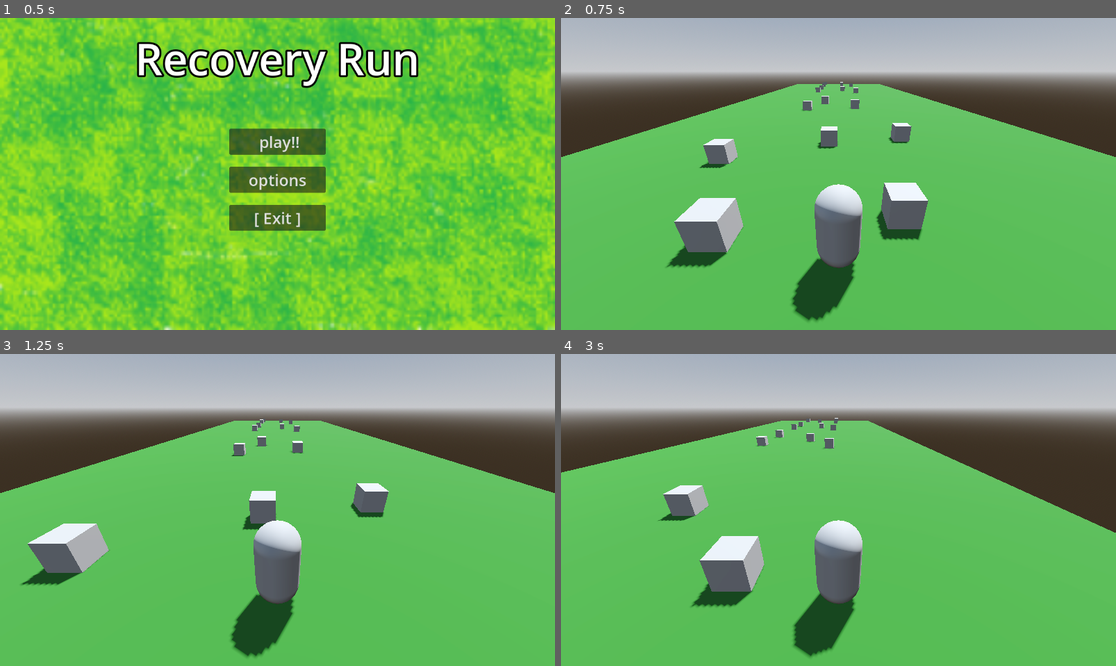
Above: before the commit, frames 1-4 (two rows, left to right).
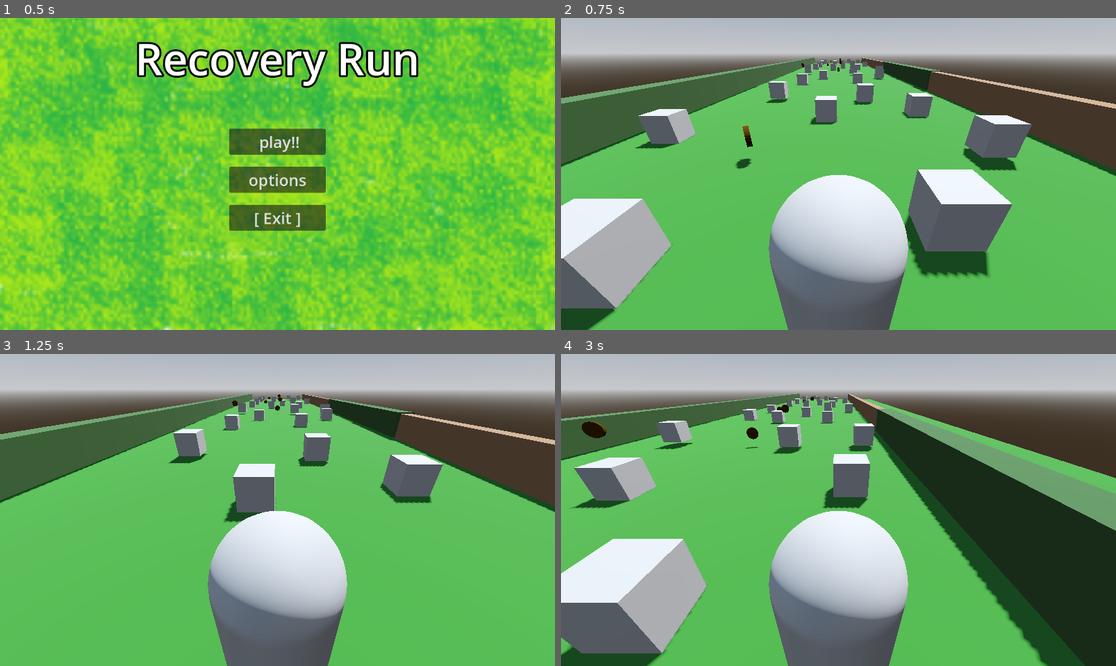
Above: after the commit, the same moments.

Repository: Adlardk/Game
Game: Godot game, scene res://start screen/main_menu2.0/main_menu.tscn
Same seed, same stepped clock (60 frames per second), same inputs: the game is played once before the commit and once after it.
Inputs:
- Up to frame 1 (0.5 s): no input
- Up to frame 2 (0.75 s): click "play!!" at 0.5 s
- Up to frame 3 (1.25 s): no input
- Up to frame 4 (3 s): tap Enter (ui_accept) at 1.25, 1.52, 2.27 s; hold Right (ui_right) 1.28-2.03 s; hold Down (ui_down) 2.03-2.78 s; hold Right (ui_right) from 2.78 s (still down)

Frame 1 is identical in both runs. In frame 2, 44% of the frame differs, in the area x 0-100%, y 12-100%; in frame 3, 33%; in frame 4, 58%.

Commit message:
walls

Diff:
--- a/Level/level_main.tscn
+++ b/Level/level_main.tscn
@@ -40,6 +40,6 @@
 mesh = SubResource("CapsuleMesh_4yoel")
 
 [node name="Camera3D" type="Camera3D" parent="Player"]
-transform = Transform3D(1, 0, 0, 0, 0.89272, 0.450613, 0, -0.450613, 0.89272, 0, 3.04336, 3.44863)
+transform = Transform3D(1, 0, 0, 0, 0.859736, 0.510738, 0, -0.510738, 0.859736, 0, 1.72283, 1.06815)
 
 [node name="TerrainController" parent="." instance=ExtResource("2_ckdnq")]
--- a/Terrain_Blocks/terrain_0.tscn
+++ b/Terrain_Blocks/terrain_0.tscn
@@ -1,4 +1,6 @@
-[gd_scene load_steps=6 format=3 uid="uid://dw7sdtquh5rvx"]
+[gd_scene load_steps=13 format=3 uid="uid://dw7sdtquh5rvx"]
+
+[ext_resource type="PackedScene" uid="uid://no27b3arurrv" path="res://coin.tscn" id="1_ec5r3"]
 
 [sub_resource type="StandardMaterial3D" id="StandardMaterial3D_dufat"]
 albedo_color = Color(0.160784, 0.380392, 0.121569, 1)
@@ -13,6 +15,26 @@
 [sub_resource type="BoxShape3D" id="BoxShape3D_k261n"]
 
 [sub_resource type="BoxMesh" id="BoxMesh_8g6eo"]
+
+[sub_resource type="BoxShape3D" id="BoxShape3D_o52ld"]
+size = Vector3(1, 1.5, 20)
+
+[sub_resource type="StandardMaterial3D" id="StandardMaterial3D_3ir34"]
+albedo_color = Color(0.188235, 0.290196, 0.156863, 1)
+
+[sub_resource type="BoxMesh" id="BoxMesh_hdyhb"]
+material = SubResource("StandardMaterial3D_3ir34")
+size = Vector3(1, 1.5, 20)
+
+[sub_resource type="BoxShape3D" id="BoxShape3D_7pmfe"]
+size = Vector3(0.7, 1.5, 20)
+
+[sub_resource type="StandardMaterial3D" id="StandardMaterial3D_iprj4"]
+albedo_color = Color(0.458824, 0.34902, 0.25098, 1)
+
+[sub_resource type="BoxMesh" id="BoxMesh_7pho8"]
+material = SubResource("StandardMaterial3D_iprj4")
+size = Vector3(0.7, 1.5, 20)
 
 [node name="Terrain_0" type="MeshInstance3D"]
 transform = Transform3D(1, 0, 0, 0, 1, 0, 0, 0, 1, 0, 0, -6.79662)
@@ -51,3 +73,71 @@
 
 [node name="MeshInstance3D" type="MeshInstance3D" parent="Block_2"]
 mesh = SubResource("BoxMesh_8g6eo")
+
+[node name="Wall" type="StaticBody3D" parent="."]
+transform = Transform3D(1, 0, 0, 0, 1, 0, 0, 0, 1, -1.9866, -0.180901, 0)
+
+[node name="CollisionShape3D" type="CollisionShape3D" parent="Wall"]
+transform = Transform3D(1, 0, 0, 0, 1, 0, 0, 0, 1, -6.52, 1, 2.08165e-12)
+shape = SubResource("BoxShape3D_o52ld")
+
+[node name="MeshInstance3D" type="MeshInstance3D" parent="Wall"]
+transform = Transform3D(1, 0, 0, 0, 1, 0, 0, 0, 1, -6.512, 1, 2.08165e-12)
+mesh = SubResource("BoxMesh_hdyhb")
+
+[node name="Fence" type="StaticBody3D" parent="."]
+transform = Transform3D(1, 0, 0, 0, 1, 0, 0, 0, 1, 8.13812, -0.266678, 0)
+
+[node name="CollisionShape3D" type="CollisionShape3D" parent="Fence"]
+transform = Transform3D(1, 0, 0, 0, 1, 0, 0, 0, 1, 0, 1, 0)
+shape = SubResource("BoxShape3D_7pmfe")
+
+[node name="MeshInstance3D" type="MeshInstance3D" parent="Fence"]
+transform = Transform3D(1, 0, 0, 0, 1, 0, 0, 0, 1, 2.08165e-12, 1, 2.08165e-12)
+mesh = SubResource("BoxMesh_7pho8")
+
+[node name="Coin" parent="." instance=ExtResource("1_ec5r3")]
+transform = Transform3D(1, 0, 0, 0, 1, 0, 0, 0, 1, 0, 0.730378, 3.394)
+
+[node name="Coin2" parent="." instance=ExtResource("1_ec5r3")]
+transform = Transform3D(1, 0, 0, 0, 1, 0, 0, 0, 1, -1.96304, 0.996128, -1.85949)
+
+[node name="Block_3" type="StaticBody3D" parent="."]
+transform = Transform3D(1, 0, 0, 0, 1, 0, 0, 0, 1, 2.29654, 0.550539, -4.66723)
+
+[node name="CollisionShape3D" type="CollisionShape3D" parent="Block_3"]
+shape = SubResource("BoxShape3D_k261n")
+
+[node name="MeshInstance3D" type="MeshInstance3D" parent="Block_3"]
+mesh = SubResource("BoxMesh_8g6eo")
+skeleton = NodePath("../../Block_3")
+
+[node name="Block_4" type="StaticBody3D" parent="."]
+transform = Transform3D(1, 0, 0, 0, 1, 0, 0, 0, 1, -1.98142, 0.622813, -4.92189)
+
+[node name="CollisionShape3D" type="CollisionShape3D" parent="Block_4"]
+shape = SubResource("BoxShape3D_k261n")
+
+[node name="MeshInstance3D" type="MeshInstance3D" parent="Block_4"]
+mesh = SubResource("BoxMesh_8g6eo")
+skeleton = NodePath("../../Block_4")
+
+[node name="Block_5" type="StaticBody3D" parent="."]
+transform = Transform3D(1, 0, 0, 0, 1, 0, 0, 0, 1, 5.61478, 0.601324, -5.51458)
+
+[node name="CollisionShape3D" type="CollisionShape3D" parent="Block_5"]
+shape = SubResource("BoxShape3D_k261n")
+
+[node name="MeshInstance3D" type="MeshInstance3D" parent="Block_5"]
+mesh = SubResource("BoxMesh_8g6eo")
+skeleton = NodePath("../../Block_5")
+
+[node name="Block_6" type="StaticBody3D" parent="."]
+transform = Transform3D(1, 0, 0, 0, 1, 0, 0, 0, 1, -5.51354, 0.526666, -1.37252)
+
+[node name="CollisionShape3D" type="CollisionShape3D" parent="Block_6"]
+shape = SubResource("BoxShape3D_k261n")
+
+[node name="MeshInstance3D" type="MeshInstance3D" parent="Block_6"]
+mesh = SubResource("BoxMesh_8g6eo")
+skeleton = NodePath("../../Block_6")
--- a/Terrain_Blocks/terrain_1.tscn
+++ b/Terrain_Blocks/terrain_1.tscn
@@ -1,4 +1,6 @@
-[gd_scene load_steps=6 format=3 uid="uid://s5p4pcy6onjw"]
+[gd_scene load_steps=13 format=3 uid="uid://s5p4pcy6onjw"]
+
+[ext_resource type="PackedScene" uid="uid://no27b3arurrv" path="res://coin.tscn" id="1_dntjr"]
 
 [sub_resource type="StandardMaterial3D" id="StandardMaterial3D_c3tf0"]
 albedo_color = Color(0.160784, 0.380392, 0.121569, 1)
@@ -13,6 +15,26 @@
 [sub_resource type="BoxShape3D" id="BoxShape3D_k261n"]
 
 [sub_resource type="BoxMesh" id="BoxMesh_8g6eo"]
+
+[sub_resource type="BoxShape3D" id="BoxShape3D_mwt47"]
+size = Vector3(1, 1.5, 20)
+
+[sub_resource type="StandardMaterial3D" id="StandardMaterial3D_npm5w"]
+albedo_color = Color(0.188235, 0.290196, 0.156863, 1)
+
+[sub_resource type="BoxMesh" id="BoxMesh_wcbhk"]
+material = SubResource("StandardMaterial3D_npm5w")
+size = Vector3(1, 1.5, 20)
+
+[sub_resource type="BoxShape3D" id="BoxShape3D_nl3qr"]
+size = Vector3(0.7, 1.5, 20)
+
+[sub_resource type="StandardMaterial3D" id="StandardMaterial3D_6nia2"]
+albedo_color = Color(0.458824, 0.34902, 0.25098, 1)
+
+[sub_resource type="BoxMesh" id="BoxMesh_8xik4"]
+material = SubResource("StandardMaterial3D_6nia2")
+size = Vector3(0.7, 1.5, 20)
 
 [node name="Terrain_0" type="MeshInstance3D"]
 transform = Transform3D(1, 0, 0, 0, 1, 0, 0, 0, 1, 0, 0, -7.15159)
@@ -63,3 +85,63 @@
 
 [node name="MeshInstance3D" type="MeshInstance3D" parent="Block_3"]
 mesh = SubResource("BoxMesh_8g6eo")
+
+[node name="Wall" type="StaticBody3D" parent="."]
+transform = Transform3D(1, 0, 0, 0, 1, 0, 0, 0, 1, -1.9866, -0.180901, 0)
+
+[node name="CollisionShape3D" type="CollisionShape3D" parent="Wall"]
+transform = Transform3D(1, 0, 0, 0, 1, 0, 0, 0, 1, -6.52, 1, 2.08165e-12)
+shape = SubResource("BoxShape3D_mwt47")
+
+[node name="MeshInstance3D" type="MeshInstance3D" parent="Wall"]
+transform = Transform3D(1, 0, 0, 0, 1, 0, 0, 0, 1, -6.512, 1, 2.08165e-12)
+mesh = SubResource("BoxMesh_wcbhk")
+
+[node name="Coin" parent="." instance=ExtResource("1_dntjr")]
+transform = Transform3D(1, 0, 0, 0, 1, 0, 0, 0, 1, 2.48943, 0.549329, 3.394)
+
+[node name="Coin2" parent="." instance=ExtResource("1_dntjr")]
+transform = Transform3D(1, 0, 0, 0, 1, 0, 0, 0, 1, -2.45362, 0.660039, 1.64091)
+
+[node name="Fence" type="StaticBody3D" parent="."]
+transform = Transform3D(1, 0, 0, 0, 1, 0, 0, 0, 1, 8.13812, -0.266678, 0)
+
+[node name="CollisionShape3D" type="CollisionShape3D" parent="Fence"]
+transform = Transform3D(1, 0, 0, 0, 1, 0, 0, 0, 1, 0, 1, 0)
+shape = SubResource("BoxShape3D_nl3qr")
+
+[node name="MeshInstance3D" type="MeshInstance3D" parent="Fence"]
+transform = Transform3D(1, 0, 0, 0, 1, 0, 0, 0, 1, 2.08165e-12, 1, 2.08165e-12)
+mesh = SubResource("BoxMesh_8xik4")
+
+[node name="Block_4" type="StaticBody3D" parent="."]
+transform = Transform3D(1, 0, 0, 0, 1, 0, 0, 0, 1, -2.67585, 0.633922, -6.38419)
+
+[node name="CollisionShape3D" type="CollisionShape3D" parent="Block_4"]
+shape = SubResource("BoxShape3D_k261n")
+
+[node name="MeshInstance3D" type="MeshInstance3D" parent="Block_4"]
+mesh = SubResource("BoxMesh_8g6eo")
+skeleton = NodePath("../../Block_4")
+
+[node name="Block_5" type="StaticBody3D" parent="."]
+transform = Transform3D(1, 0, 0, 0, 1, 0, 0, 0, 1, -3.81761, 0.796135, 7.89267)
+
+[node name="CollisionShape3D" type="CollisionShape3D" parent="Block_5"]
+shape = SubResource("BoxShape3D_k261n")
+
+[node name="MeshInstance3D" type="MeshInstance3D" parent="Block_5"]
+mesh = SubResource("BoxMesh_8g6eo")
+skeleton = NodePath("../../Block_5")
+
+[node name="Block_6" type="StaticBody3D" parent="."]
+transform = Transform3D(1, 0, 0, 0, 1, 0, 0, 0, 1, 0.975617, 0.545341, 3.32348)
+
+[node name="CollisionShape3D" type="CollisionShape3D" parent="Block_6"]
+transform = Transform3D(1, 0, 0, 0, 1, 0, 0, 0, 1, 0.190263, 0, -2.74131)
+shape = SubResource("BoxShape3D_k261n")
+
+[node name="MeshInstance3D" type="MeshInstance3D" parent="Block_6"]
+transform = Transform3D(1, 0, 0, 0, 1, 0, 0, 0, 1, 0.169202, -2.38419e-07, -2.79656)
+mesh = SubResource("BoxMesh_8g6eo")
+skeleton = NodePath("../../Block_6")
--- a/Terrain_Blocks/terrain_2.tscn
+++ b/Terrain_Blocks/terrain_2.tscn
@@ -1,4 +1,6 @@
-[gd_scene load_steps=6 format=3 uid="uid://bv3bs701qidu6"]
+[gd_scene load_steps=13 format=3 uid="uid://bv3bs701qidu6"]
+
+[ext_resource type="PackedScene" uid="uid://no27b3arurrv" path="res://coin.tscn" id="1_cr8q7"]
 
 [sub_resource type="StandardMaterial3D" id="StandardMaterial3D_gxqyn"]
 albedo_color = Color(0.160784, 0.380392, 0.121569, 1)
@@ -13,6 +15,26 @@
 [sub_resource type="BoxShape3D" id="BoxShape3D_k261n"]
 
 [sub_resource type="BoxMesh" id="BoxMesh_8g6eo"]
+
+[sub_resource type="BoxShape3D" id="BoxShape3D_twxw4"]
+size = Vector3(1, 1.5, 20)
+
+[sub_resource type="StandardMaterial3D" id="StandardMaterial3D_m1ku4"]
+albedo_color = Color(0.188235, 0.290196, 0.156863, 1)
+
+[sub_resource type="BoxMesh" id="BoxMesh_ieqcq"]
+material = SubResource("StandardMaterial3D_m1ku4")
+size = Vector3(1, 1.5, 20)
+
+[sub_resource type="BoxShape3D" id="BoxShape3D_akcf7"]
+size = Vector3(0.7, 1.5, 20)
+
+[sub_resource type="StandardMaterial3D" id="StandardMaterial3D_3sr0t"]
+albedo_color = Color(0.458824, 0.34902, 0.25098, 1)
+
+[sub_resource type="BoxMesh" id="BoxMesh_dpe8j"]
+material = SubResource("StandardMaterial3D_3sr0t")
+size = Vector3(0.7, 1.5, 20)
 
 [node name="Terrain_0" type="MeshInstance3D"]
 transform = Transform3D(1, 0, 0, 0, 1, 0, 0, 0, 1, 0, 0, -7.07945)
@@ -31,6 +53,15 @@
 shape = SubResource("BoxShape3D_k261n")
 
 [node name="MeshInstance3D" type="MeshInstance3D" parent="Block_0"]
+mesh = SubResource("BoxMesh_8g6eo")
+
+[node name="Block_0" type="StaticBody3D" parent="Block_0"]
+transform = Transform3D(1, 0, 0, 0, 1, 0, 0, 0, 1, 3.30506, 0.0495534, 9.57366)
+
+[node name="CollisionShape3D" type="CollisionShape3D" parent="Block_0/Block_0"]
+shape = SubResource("BoxShape3D_k261n")
+
+[node name="MeshInstance3D" type="MeshInstance3D" parent="Block_0/Block_0"]
 mesh = SubResource("BoxMesh_8g6eo")
 
 [node name="Block_1" type="StaticBody3D" parent="."]
@@ -63,3 +94,55 @@
 
 [node name="MeshInstance3D" type="MeshInstance3D" parent="Block_3"]
 mesh = SubResource("BoxMesh_8g6eo")
+
+[node name="Wall" type="StaticBody3D" parent="."]
+transform = Transform3D(1, 0, 0, 0, 1, 0, 0, 0, 1, -1.9866, -0.180901, 0)
+
+[node name="CollisionShape3D" type="CollisionShape3D" parent="Wall"]
+transform = Transform3D(1, 0, 0, 0, 1, 0, 0, 0, 1, -6.52, 1, 2.08165e-12)
+shape = SubResource("BoxShape3D_twxw4")
+
+[node name="MeshInstance3D" type="MeshInstance3D" parent="Wall"]
+transform = Transform3D(1, 0, 0, 0, 1, 0, 0, 0, 1, -6.512, 1, 2.08165e-12)
+mesh = SubResource("BoxMesh_ieqcq")
+
+[node name="Coin" parent="." instance=ExtResource("1_cr8q7")]
+transform = Transform3D(1, 0, 0, 0, 1, 0, 0, 0, 1, -2.25854, 0.730378, -0.262202)
+
+[node name="Coin2" parent="." instance=ExtResource("1_cr8q7")]
+transform = Transform3D(1, 0, 0, 0, 1, 0, 0, 0, 1, 0.396893, 1.46076, 8.07528)
+
+[node name="Fence" type="StaticBody3D" parent="."]
+transform = Transform3D(1, 0, 0, 0, 1, 0, 0, 0, 1, 8.13812, -0.266678, 0)
+
+[node name="CollisionShape3D" type="CollisionShape3D" parent="Fence"]
+transform = Transform3D(1, 0, 0, 0, 1, 0, 0, 0, 1, 0, 1, 0)
+shape = SubResource("BoxShape3D_akcf7")
+
+[node name="MeshInstance3D" type="MeshInstance3D" parent="Fence"]
+transform = Transform3D(1, 0, 0, 0, 1, 0, 0, 0, 1, 2.08165e-12, 1, 2.08165e-12)
+mesh = SubResource("BoxMesh_dpe8j")
+
+[node name="Block_4" type="StaticBody3D" parent="."]
+transform = Transform3D(1, 0, 0, 0, 1, 0, 0, 0, 1, 3.22868, 0.732983, -9.74749)
+
+[node name="CollisionShape3D" type="CollisionShape3D" parent="Block_4"]
+transform = Transform3D(1, 0, 0, 0, 1, 0, 0, 0, 1, 0.115564, -4.76837e-07, 4.9126)
+shape = SubResource("BoxShape3D_k261n")
+
+[node name="MeshInstance3D" type="MeshInstance3D" parent="Block_4"]
+transform = Transform3D(1, 0, 0, 0, 1, 0, 0, 0, 1, 0.0725756, 0, 4.87587)
+mesh = SubResource("BoxMesh_8g6eo")
+skeleton = NodePath("../../Block_4")
+
+[node name="Block_5" type="StaticBody3D" parent="."]
+transform = Transform3D(1, 0, 0, 0, 1, 0, 0, 0, 1, 6.11376, 0.606866, -9.57812)
+
+[node name="CollisionShape3D" type="CollisionShape3D" parent="Block_5"]
+transform = Transform3D(1, 0, 0, 0, 1, 0, 0, 0, 1, 0.106898, 0, 4.80107)
+shape = SubResource("BoxShape3D_k261n")
+
+[node name="MeshInstance3D" type="MeshInstance3D" parent="Block_5"]
+transform = Transform3D(1, 0, 0, 0, 1, 0, 0, 0, 1, 0.0725756, 0, 4.87587)
+mesh = SubResource("BoxMesh_8g6eo")
+skeleton = NodePath("../../Block_5")
--- a/Terrain_Blocks/terrain_3.tscn
+++ b/Terrain_Blocks/terrain_3.tscn
@@ -1,4 +1,6 @@
-[gd_scene load_steps=6 format=3 uid="uid://cllfgd7p8r5bk"]
+[gd_scene load_steps=13 format=3 uid="uid://cllfgd7p8r5bk"]
+
+[ext_resource type="PackedScene" uid="uid://no27b3arurrv" path="res://coin.tscn" id="1_5tpyo"]
 
 [sub_resource type="StandardMaterial3D" id="StandardMaterial3D_e5o20"]
 albedo_color = Color(0.160784, 0.380392, 0.121569, 1)
@@ -7,16 +9,58 @@
 material = SubResource("StandardMaterial3D_e5o20")
 size = Vector2(30, 20)
 
-[sub_resource type="ConcavePolygonShape3D" id="ConcavePolygonShape3D_lb6e8"]
-data = PackedVector3Array(15, 0, 10, -15, 0, 10, 15, 0, -10, -15, 0, 10, -15, 0, -10, 15, 0, -10)
-
 [sub_resource type="BoxShape3D" id="BoxShape3D_k261n"]
 
 [sub_resource type="BoxMesh" id="BoxMesh_8g6eo"]
 
+[sub_resource type="ConcavePolygonShape3D" id="ConcavePolygonShape3D_lb6e8"]
+data = PackedVector3Array(15, 0, 10, -15, 0, 10, 15, 0, -10, -15, 0, 10, -15, 0, -10, 15, 0, -10)
+
+[sub_resource type="BoxShape3D" id="BoxShape3D_3y8pj"]
+size = Vector3(1, 1.5, 20)
+
+[sub_resource type="StandardMaterial3D" id="StandardMaterial3D_lglwv"]
+albedo_color = Color(0.188235, 0.290196, 0.156863, 1)
+
+[sub_resource type="BoxMesh" id="BoxMesh_rp8o7"]
+material = SubResource("StandardMaterial3D_lglwv")
+size = Vector3(1, 1.5, 20)
+
+[sub_resource type="BoxShape3D" id="BoxShape3D_ndy0q"]
+size = Vector3(0.7, 1.5, 20)
+
+[sub_resource type="StandardMaterial3D" id="StandardMaterial3D_bmbm0"]
+albedo_color = Color(0.458824, 0.34902, 0.25098, 1)
+
+[sub_resource type="BoxMesh" id="BoxMesh_otp72"]
+material = SubResource("StandardMaterial3D_bmbm0")
+size = Vector3(0.7, 1.5, 20)
+
 [node name="Terrain_0" type="MeshInstance3D"]
 transform = Transform3D(1, 0, 0, 0, 1, 0, 0, 0, 1, 0, 0, -7.0476)
 mesh = SubResource("PlaneMesh_kep6v")
+
+[node name="Block_7" type="StaticBody3D" parent="."]
+transform = Transform3D(1, 0, 0, 0, 1, 0, 0, 0, 1, 5.12414, 0.643803, 3.09543)
+
+[node name="CollisionShape3D" type="CollisionShape3D" parent="Block_7"]
+shape = SubResource("BoxShape3D_k261n")
+
+[node name="MeshInstance3D" type="MeshInstance3D" parent="Block_7"]
+transform = Transform3D(1, 0, 0, 0, 1, 0, 0, 0, 1, -0.322487, 0, 0.000423431)
+mesh = SubResource("BoxMesh_8g6eo")
+skeleton = NodePath("../../Block_7")
+
+[node name="Block_6" type="StaticBody3D" parent="."]
+transform = Transform3D(1, 0, 0, 0, 1, 0, 0, 0, 1, 2.06048, 0.585038, -5.27914)
+
+[node name="CollisionShape3D" type="CollisionShape3D" parent="Block_6"]
+shape = SubResource("BoxShape3D_k261n")
+
+[node name="MeshInstance3D" type="MeshInstance3D" parent="Block_6"]
+transform = Transform3D(1, 0, 0, 0, 1, 0, 0, 0, 1, -0.322487, 0, 0.000423431)
+mesh = SubResource("BoxMesh_8g6eo")
+skeleton = NodePath("../../Block_6")
 
 [node name="StaticBody3D" type="StaticBody3D" parent="."]
 transform = Transform3D(1, 0, 0, 0, 1, 0, 0, 0, 1, 0, 0, 0.169944)
@@ -42,6 +86,7 @@
 shape = SubResource("BoxShape3D_k261n")
 
 [node name="MeshInstance3D" type="MeshInstance3D" parent="Block_1"]
+transform = Transform3D(1, 0, 0, 0, 1, 0, 0, 0, 1, -0.322487, 0, 0.000423431)
 mesh = SubResource("BoxMesh_8g6eo")
 
 [node name="Block_2" type="StaticBody3D" parent="."]
@@ -73,3 +118,43 @@
 [node name="MeshInstance3D" type="MeshInstance3D" parent="Block_4"]
 transform = Transform3D(1, 0, 0, 0, 1, 0, 0, 0, 1, -0.00967371, 0, -0.0284762)
 mesh = SubResource("BoxMesh_8g6eo")
+
+[node name="Wall" type="StaticBody3D" parent="."]
+transform = Transform3D(1, 0, 0, 0, 1, 0, 0, 0, 1, -1.9866, -0.180901, 0)
+
+[node name="CollisionShape3D" type="CollisionShape3D" parent="Wall"]
+transform = Transform3D(1, 0, 0, 0, 1, 0, 0, 0, 1, -6.52, 1, 2.08165e-12)
+shape = SubResource("BoxShape3D_3y8pj")
+
+[node name="MeshInstance3D" type="MeshInstance3D" parent="Wall"]
+transform = Transform3D(1, 0, 0, 0, 1, 0, 0, 0, 1, -6.512, 1, 2.08165e-12)
+mesh = SubResource("BoxMesh_rp8o7")
+
+[node name="Coin" parent="." instance=ExtResource("1_5tpyo")]
+transform = Transform3D(1, 0, 0, 0, 1, 0, 0, 0, 1, -2.65531, 0.730378, 3.394)
+
+[node name="Coin2" parent="." instance=ExtResource("1_5tpyo")]
+transform = Transform3D(1, 0, 0, 0, 1, 0, 0, 0, 1, 0.432972, 0.835234, 6.97922)
+
+[node name="Fence" type="StaticBody3D" parent="."]
+transform = Transform3D(1, 0, 0, 0, 1, 0, 0, 0, 1, 8.13812, -0.266678, 0)
+
+[node name="CollisionShape3D" type="CollisionShape3D" parent="Fence"]
+transform = Transform3D(1, 0, 0, 0, 1, 0, 0, 0, 1, 0, 1, 0)
+shape = SubResource("BoxShape3D_ndy0q")
+
+[node name="MeshInstance3D" type="MeshInstance3D" parent="Fence"]
+transform = Transform3D(1, 0, 0, 0, 1, 0, 0, 0, 1, 2.08165e-12, 1, 2.08165e-12)
+mesh = SubResource("BoxMesh_otp72")
+
+[node name="Block_5" type="StaticBody3D" parent="."]
+transform = Transform3D(1, 0, 0, 0, 1, 0, 0, 0, 1, -4.88274, 0.678631, -4.77583)
+
+[node name="CollisionShape3D" type="CollisionShape3D" parent="Block_5"]
+transform = Transform3D(1, 0, 0, 0, 1, 0, 0, 0, 1, 0.825738, 0, -0.974422)
+shape = SubResource("BoxShape3D_k261n")
+
+[node name="MeshInstance3D" type="MeshInstance3D" parent="Block_5"]
+transform = Transform3D(1, 0, 0, 0, 1, 0, 0, 0, 1, 0.822437, 0, -0.998349)
+mesh = SubResource("BoxMesh_8g6eo")
+skeleton = NodePath("../../Block_5")
--- a/Terrain_Blocks/terrain_4.tscn
+++ b/Terrain_Blocks/terrain_4.tscn
@@ -1,4 +1,6 @@
-[gd_scene load_steps=6 format=3 uid="uid://g5t44e8gcyp6"]
+[gd_scene load_steps=10 format=3 uid="uid://g5t44e8gcyp6"]
+
+[ext_resource type="PackedScene" uid="uid://no27b3arurrv" path="res://coin.tscn" id="1_5wd26"]
 
 [sub_resource type="StandardMaterial3D" id="StandardMaterial3D_i1a3e"]
 albedo_color = Color(0.160784, 0.380392, 0.121569, 1)
@@ -7,16 +9,50 @@
 material = SubResource("StandardMaterial3D_i1a3e")
 size = Vector2(30, 20)
 
-[sub_resource type="ConcavePolygonShape3D" id="ConcavePolygonShape3D_lb6e8"]
-data = PackedVector3Array(15, 0, 10, -15, 0, 10, 15, 0, -10, -15, 0, 10, -15, 0, -10, 15, 0, -10)
-
 [sub_resource type="BoxShape3D" id="BoxShape3D_k261n"]
 
 [sub_resource type="BoxMesh" id="BoxMesh_8g6eo"]
 
+[sub_resource type="ConcavePolygonShape3D" id="ConcavePolygonShape3D_lb6e8"]
+data = PackedVector3Array(15, 0, 10, -15, 0, 10, 15, 0, -10, -15, 0, 10, -15, 0, -10, 15, 0, -10)
+
+[sub_resource type="BoxShape3D" id="BoxShape3D_dec1p"]
+size = Vector3(1, 1.5, 20)
+
+[sub_resource type="StandardMaterial3D" id="StandardMaterial3D_etnau"]
+albedo_color = Color(0.188235, 0.290196, 0.156863, 1)
+
+[sub_resource type="BoxMesh" id="BoxMesh_bracv"]
+material = SubResource("StandardMaterial3D_etnau")
+size = Vector3(1, 1.5, 20)
+
 [node name="Terrain_0" type="MeshInstance3D"]
 transform = Transform3D(1, 0, 0, 0, 1, 0, 0, 0, 1, 0, 0, -7.24323)
 mesh = SubResource("PlaneMesh_kep6v")
+
+[node name="Block_5" type="StaticBody3D" parent="."]
+transform = Transform3D(1, 0, 0, 0, 1, 0, 0, 0, 1, -3.38147, 0.758821, -4.77684)
+
+[node name="CollisionShape3D" type="CollisionShape3D" parent="Block_5"]
+transform = Transform3D(1, 0, 0, 0, 1, 0, 0, 0, 1, -1.12908, 0, -0.889697)
+shape = SubResource("BoxShape3D_k261n")
+
+[node name="MeshInstance3D" type="MeshInstance3D" parent="Block_5"]
+transform = Transform3D(1, 0, 0, 0, 1, 0, 0, 0, 1, -1.20274, 0, -0.938392)
+mesh = SubResource("BoxMesh_8g6eo")
+skeleton = NodePath("../../Block_5")
+
+[node name="Block_4" type="StaticBody3D" parent="."]
+transform = Transform3D(1, 0, 0, 0, 1, 0, 0, 0, 1, 6.30903, 0.589577, 1.66713)
+
+[node name="CollisionShape3D" type="CollisionShape3D" parent="Block_4"]
+transform = Transform3D(1, 0, 0, 0, 1, 0, 0, 0, 1, -1.12908, 0, -0.889697)
+shape = SubResource("BoxShape3D_k261n")
+
+[node name="MeshInstance3D" type="MeshInstance3D" parent="Block_4"]
+transform = Transform3D(1, 0, 0, 0, 1, 0, 0, 0, 1, -1.20274, 0, -0.938392)
+mesh = SubResource("BoxMesh_8g6eo")
+skeleton = NodePath("../../Block_4")
 
 [node name="StaticBody3D" type="StaticBody3D" parent="."]
 transform = Transform3D(1, 0, 0, 0, 1, 0, 0, 0, 1, 0, 0, 0.117293)
@@ -52,3 +88,55 @@
 
 [node name="MeshInstance3D" type="MeshInstance3D" parent="Block_2"]
 mesh = SubResource("BoxMesh_8g6eo")
+
+[node name="Wall" type="StaticBody3D" parent="."]
+transform = Transform3D(1, 0, 0, 0, 1, 0, 0, 0, 1, -1.9866, -0.180901, 0)
+
+[node name="CollisionShape3D" type="CollisionShape3D" parent="Wall"]
+transform = Transform3D(1, 0, 0, 0, 1, 0, 0, 0, 1, -6.52, 1, 2.08165e-12)
+shape = SubResource("BoxShape3D_dec1p")
+
+[node name="MeshInstance3D" type="MeshInstance3D" parent="Wall"]
+transform = Transform3D(1, 0, 0, 0, 1, 0, 0, 0, 1, -6.512, 1, 2.08165e-12)
+mesh = SubResource("BoxMesh_bracv")
+
+[node name="Coin" parent="." instance=ExtResource("1_5wd26")]
+transform = Transform3D(1, 0, 0, 0, 1, 0, 0, 0, 1, 0, 0.730378, -5.25898)
+
+[node name="Coin2" parent="." instance=ExtResource("1_5wd26")]
+transform = Transform3D(1, 0, 0, 0, 1, 0, 0, 0, 1, -4.79908, 1.46076, -1.86498)
+
+[node name="Wall2" type="StaticBody3D" parent="."]
+transform = Transform3D(1, 0, 0, 0, 1, 0, 0, 0, 1, 14.6198, -0.180901, 0)
+
+[node name="CollisionShape3D" type="CollisionShape3D" parent="Wall2"]
+transform = Transform3D(1, 0, 0, 0, 1, 0, 0, 0, 1, -6.52, 1, 0)
+shape = SubResource("BoxShape3D_dec1p")
+
+[node name="MeshInstance3D" type="MeshInstance3D" parent="Wall2"]
+transform = Transform3D(1, 0, 0, 0, 1, 0, 0, 0, 1, -6.512, 1, 2.08165e-12)
+mesh = SubResource("BoxMesh_bracv")
+
+[node name="Block_3" type="StaticBody3D" parent="."]
+transform = Transform3D(1, 0, 0, 0, 1, 0, 0, 0, 1, 3.37635, 0.703053, -3.8328)
+
+[node name="CollisionShape3D" type="CollisionShape3D" parent="Block_3"]
+transform = Transform3D(1, 0, 0, 0, 1, 0, 0, 0, 1, -1.12908, 0, -0.889697)
+shape = SubResource("BoxShape3D_k261n")
+
+[node name="MeshInstance3D" type="MeshInstance3D" parent="Block_3"]
+transform = Transform3D(1, 0, 0, 0, 1, 0, 0, 0, 1, -1.20274, 0, -0.938392)
+mesh = SubResource("BoxMesh_8g6eo")
+skeleton = NodePath("../../Block_3")
+
+[node name="Block_6" type="StaticBody3D" parent="."]
+transform = Transform3D(1, 0, 0, 0, 1, 0, 0, 0, 1, 7.31265, 0.68767, -4.23966)
+
+[node name="CollisionShape3D" type="CollisionShape3D" parent="Block_6"]
+transform = Transform3D(1, 0, 0, 0, 1, 0, 0, 0, 1, -1.12908, 0, -0.889697)
+shape = SubResource("BoxShape3D_k261n")
+
+[node name="MeshInstance3D" type="MeshInstance3D" parent="Block_6"]
+transform = Transform3D(1, 0, 0, 0, 1, 0, 0, 0, 1, -1.20274, 0, -0.938392)
+mesh = SubResource("BoxMesh_8g6eo")
+skeleton = NodePath("../../Block_6")
